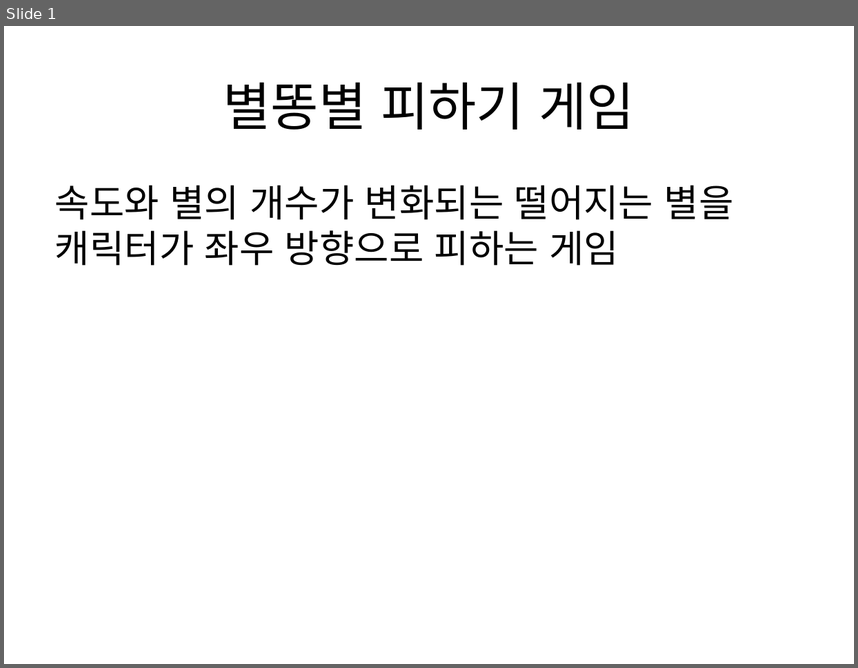
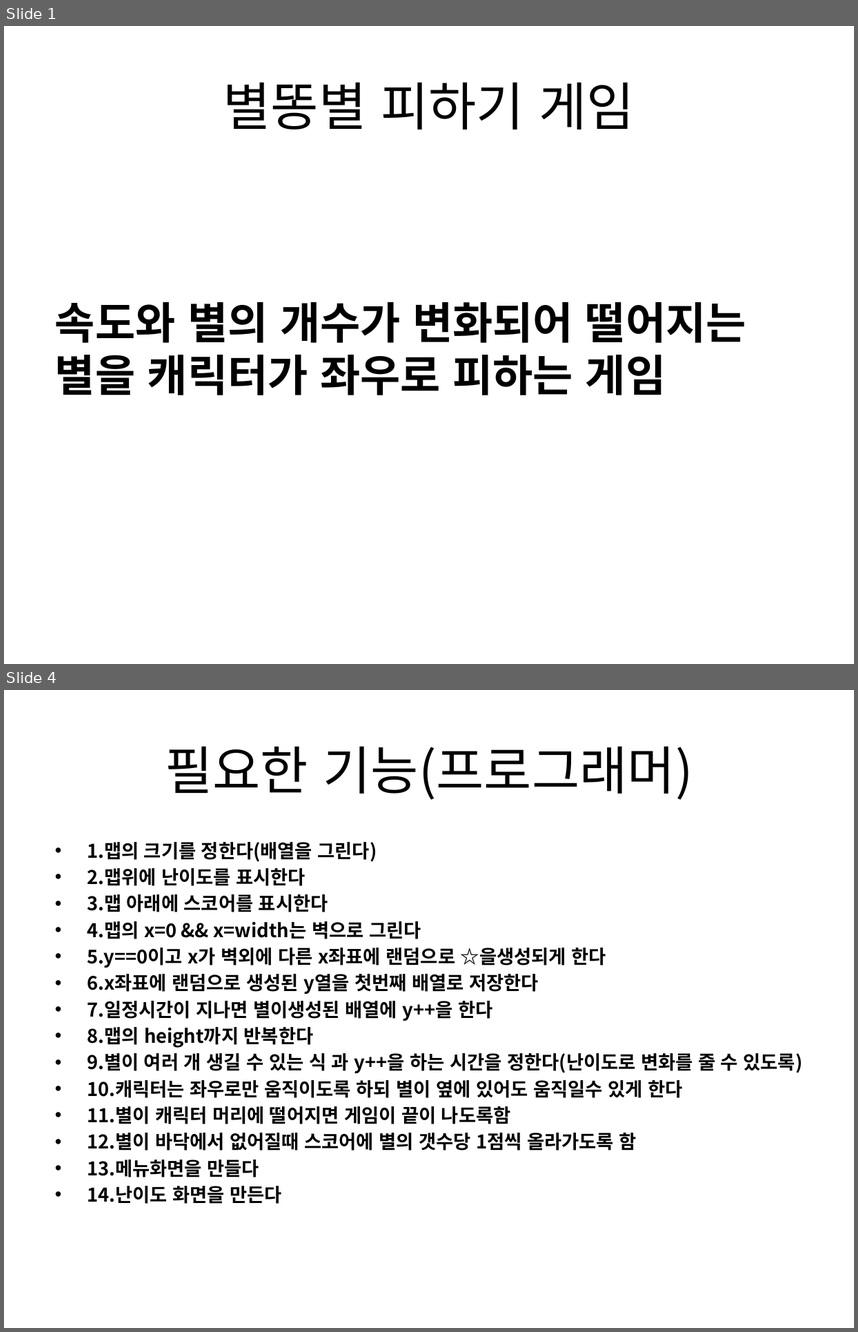
Before and after one commit to wkrehd/c, a slide deck: hellow world만들기/별똥별피하기게임/별똥별 피하기 게임.pptx. Shown one above the other, each under a label of ours: slide 1 before the commit, slides 1 and 4 after it; the slides between them are not shown. The pictures are 858x668 and 858x1332 pixels, drawn with LibreOffice and Linux fonts; fonts in the diff are those of the drawing. Boxes give left, top, right and bottom in pixels: in the first picture for what was removed or moved away, otherwise in the second. Text is boxed around its words. In the diff, an @@ line names an element or a change of style, - is before the commit and + after.

Commit message:
2023/5/30
별똥별 피하기 기획서 완
for(y=0; y<height; y++)
맵[y][num]값에 y++이 되면
맵[y+1][num]배열에 저장이 되는가?

```diff
--- a/hellow world만들기/별똥별피하기게임/별똥별 피하기 게임.pptx
+++ b/hellow world만들기/별똥별피하기게임/별똥별 피하기 게임.pptx
@@ slide 4 added at (4,690,854,1328), background #FFFFFF @@
@@ title added at (165,746,693,800), 44 pt, text #000000 @@
+필요한 기능(프로그래머)
@@ text added at (87,842,803,1203), 16 pt, text #000000, bold @@
+• 1.맵의 크기를 정한다(배열을 그린다)
+• 2.맵위에 난이도를 표시한다
+• 3.맵 아래에 스코어를 표시한다
+• 4.맵의 x=0 && x=width는 벽으로 그린다
+• 5.y==0이고 x가 벽외에 다른 x좌표에 랜덤으로 ☆을생성되게 한다
+• 6.x좌표에 랜덤으로 생성된 y열을 첫번째 배열로 저장한다
+• 7.일정시간이 지나면 별이생성된 배열에 y++을 한다
+• 8.맵의 height까지 반복한다
+• 9.별이 여러 개 생길 수 있는 식 과 y++을 하는 시간을 정한다(난이도로 변화를 줄 수 있도록)
+• 10.캐릭터는 좌우로만 움직이도록 하되 별이 옆에 있어도 움직일수 있게 한다
+• 11.별이 캐릭터 머리에 떨어지면 게임이 끝이 나도록함
+• 12.별이 바닥에서 없어질때 스코어에 별의 갯수당 1점씩 올라가도록 함
+• 13.메뉴화면을 만들다
+• 14.난이도 화면을 만든다
@@ slide 1 changed as well @@
@@ text at (55,302,746,395): text changed; size 32 to 37 pt; bold on @@
-속도와 별의 개수가 변화되는 떨어지는 별을 캐릭터가 좌우 방향으로 피하는 게임
+속도와 별의 개수가 변화되어 떨어지는 별을 캐릭터가 좌우로 피하는 게임
```
Also in this commit, not shown: 1 other slide changed, 2 other slides added, 1 slide removed, 6 other files.
